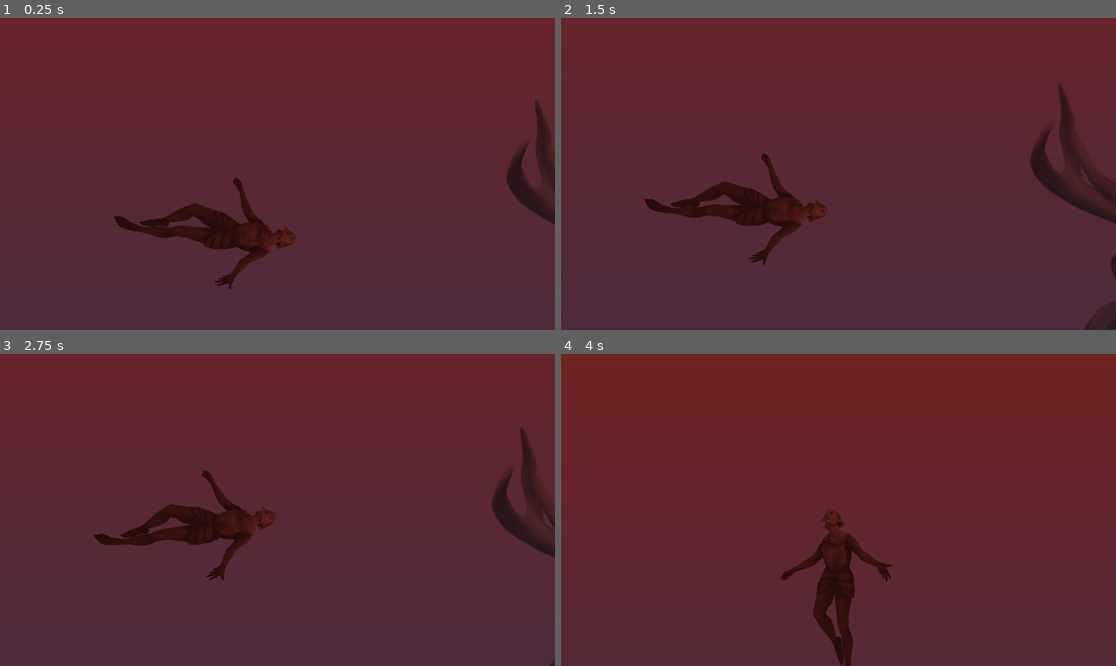
Above: before the commit, frames 1-4 (two rows, left to right).
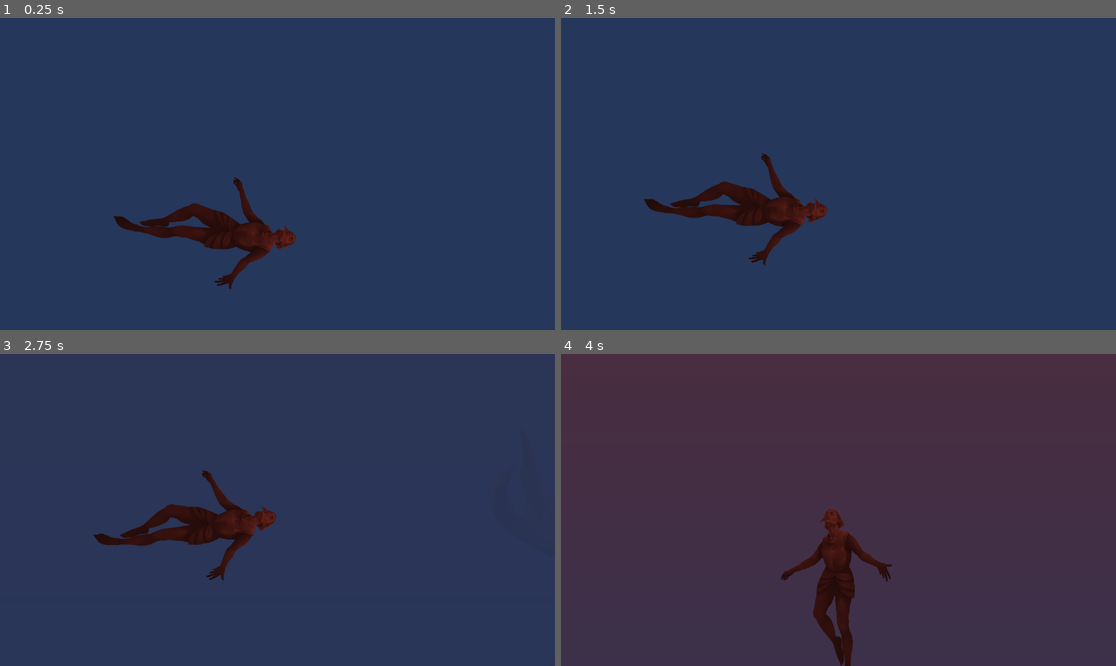
Above: after the commit, the same moments.

Repository: CKolean/Aerobullosis
Game: Godot game, scene res://scenes/game/main_level.tscn
Two runs of this game, one before a commit and one after it. Both use one fixed random seed, a clock stepped at 60 frames per second and the inputs below. This scene is started directly instead of the project's main scene.
Inputs:
- Up to frame 1 (0.25 s): no input
- Up to frame 2 (1.5 s): tap Enter at 0.5 s; hold Right (move_right) 0.53-1.28 s; hold Left (move_left) from 1.28 s (still down)
- Up to frame 3 (2.75 s): release Left (move_left) at 2.03 s; hold Right (move_right) from 2.03 s (still down)
- Up to frame 4 (4 s): release Right (move_right) at 2.78 s; hold Up (move_up) 2.78-3.53 s; hold Left (move_left) from 3.53 s (still down)

The runs differ from the first frame. In frame 1, 97% of the frame differs, in the area x 0-100%, y 0-100%; in frame 2, 97%; in frame 3, 97%; in frame 4, 97%.

Commit message:
added basic logic for Decompression Sickness

Diff:
--- /dev/null
+++ b/game/aerobullosis/scenes/game/game_controller.gd
@@ -0,0 +1,35 @@
+extends Node2D
+
+var red_amount = 0 # 0 - 255
+var player_depth = 0
+@onready var red_fade = get_node("RedFade")
+@onready var player = get_node("Player")
+var player_prev_position
+
+# tätä isommaksi ja sukeltajantauti hidastuu
+const RED_MULTIPLIER = 0.005
+# tätä isommaksi ja palautuminen nopeutuu
+const RECOVERY_MULTIPLIER = 0.4
+
+
+# Called when the node enters the scene tree for the first time.
+func _ready():
+	player_prev_position = player.position
+	pass # Replace with function body.
+
+
+# Called every frame. 'delta' is the elapsed time since the previous frame.
+func _process(delta):
+	var player_depth_delta = player.position.y - player_prev_position.y
+	player_prev_position = player.position
+	# increase red amount if player moved up since last move
+	if player_depth_delta < 0:
+		red_amount += abs(player_depth_delta) * RED_MULTIPLIER
+	# decrease red_amount by time elapsed
+	if player_depth_delta >= 0:
+		red_amount -= delta * RECOVERY_MULTIPLIER
+	if red_amount < 0:
+		red_amount = 0
+	red_amount = clamp(red_amount, 0, 1)
+
+	red_fade.modulate.a = red_amount
--- a/game/aerobullosis/scenes/game/main_level.tscn
+++ b/game/aerobullosis/scenes/game/main_level.tscn
@@ -1,35 +1,37 @@
-[gd_scene load_steps=5 format=3 uid="uid://c2m7mvnk32prg"]
+[gd_scene load_steps=6 format=3 uid="uid://c2m7mvnk32prg"]
 
 [ext_resource type="Texture2D" uid="uid://8rso5lbcdva7" path="res://assets/background_blue.png" id="1_gwwb4"]
+[ext_resource type="Script" path="res://scenes/game/game_controller.gd" id="1_urmmp"]
 [ext_resource type="Texture2D" uid="uid://c2vqpfnfvhgxt" path="res://assets/red_fade.png" id="2_iirnm"]
 [ext_resource type="Texture2D" uid="uid://b63ir1tiq4oil" path="res://assets/background_element_deer.png" id="2_mkp8s"]
 [ext_resource type="PackedScene" uid="uid://uhh2btocmma6" path="res://scenes/game/player.tscn" id="3_t8tih"]
 
 [node name="MainLevel" type="Node2D"]
+script = ExtResource("1_urmmp")
 
-[node name="background_blue" type="Sprite2D" parent="."]
+[node name="BackgroundBlue" type="Sprite2D" parent="."]
 position = Vector2(2460.5, -1472.5)
 scale = Vector2(128.11, 76.7717)
 texture = ExtResource("1_gwwb4")
 
-[node name="red_fade" type="Sprite2D" parent="."]
+[node name="RedFade" type="Sprite2D" parent="."]
 clip_children = 2
 position = Vector2(519, -1029)
 scale = Vector2(2.36809, 3.14702)
 texture = ExtResource("2_iirnm")
 
-[node name="background_deer" type="Sprite2D" parent="red_fade"]
+[node name="background_deer" type="Sprite2D" parent="RedFade"]
 position = Vector2(404.545, 503.81)
 scale = Vector2(0.259439, 0.195224)
 texture = ExtResource("2_mkp8s")
 
-[node name="background_deer2" type="Sprite2D" parent="red_fade"]
+[node name="background_deer2" type="Sprite2D" parent="RedFade"]
 position = Vector2(-529.54, -21.7665)
 scale = Vector2(0.259439, 0.195224)
 texture = ExtResource("2_mkp8s")
 flip_h = true
 
-[node name="background_deer3" type="Sprite2D" parent="red_fade"]
+[node name="background_deer3" type="Sprite2D" parent="RedFade"]
 position = Vector2(472.955, -614.073)
 scale = Vector2(0.259439, 0.195224)
 texture = ExtResource("2_mkp8s")
